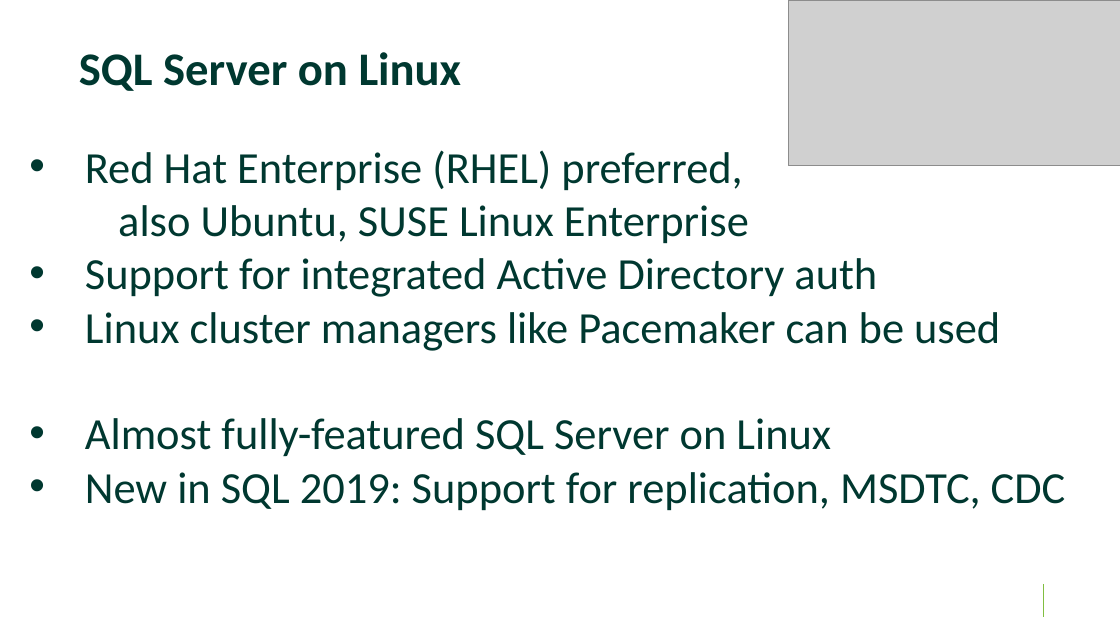
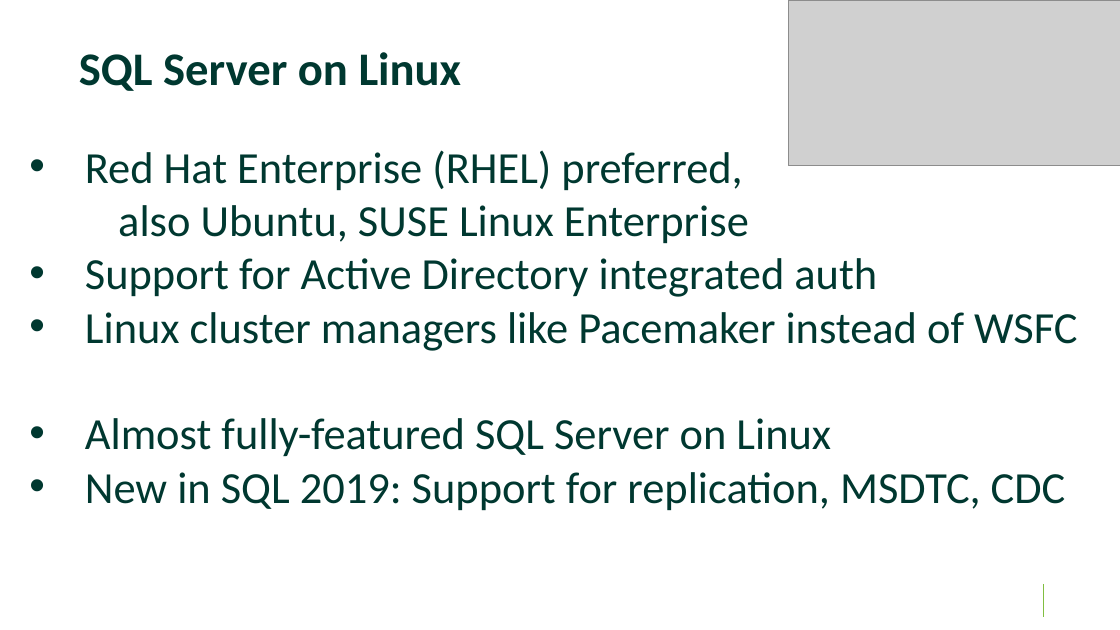
Before and after one commit to williamadba/Public-Presentations, a slide deck: slide 13 of SparkEd/The Business Case for SQL 2019.pptx. Drawn at 1120x630 pixels with LibreOffice and Linux fonts; fonts in the diff are those of the drawing; grey boxes stand for pictures; background and template pictures are left out. Boxes give left, top, right and bottom in pixels: in the first picture for what was removed or moved away, otherwise in the second. Text is boxed around its words. In the diff, an @@ line names an element or a change of style, - is before the commit and + after.

```diff
--- a/SparkEd/The Business Case for SQL 2019.pptx
+++ b/SparkEd/The Business Case for SQL 2019.pptx
@@ text at [85,258,1077,351]: text changed @@
-• Support for integrated Active Directory auth
-• Linux cluster managers like Pacemaker can be used
+• Support for Active Directory integrated auth
+• Linux cluster managers like Pacemaker instead of WSFC
```
Also in this commit, not shown: 27 other slides changed, 1 slide removed.
